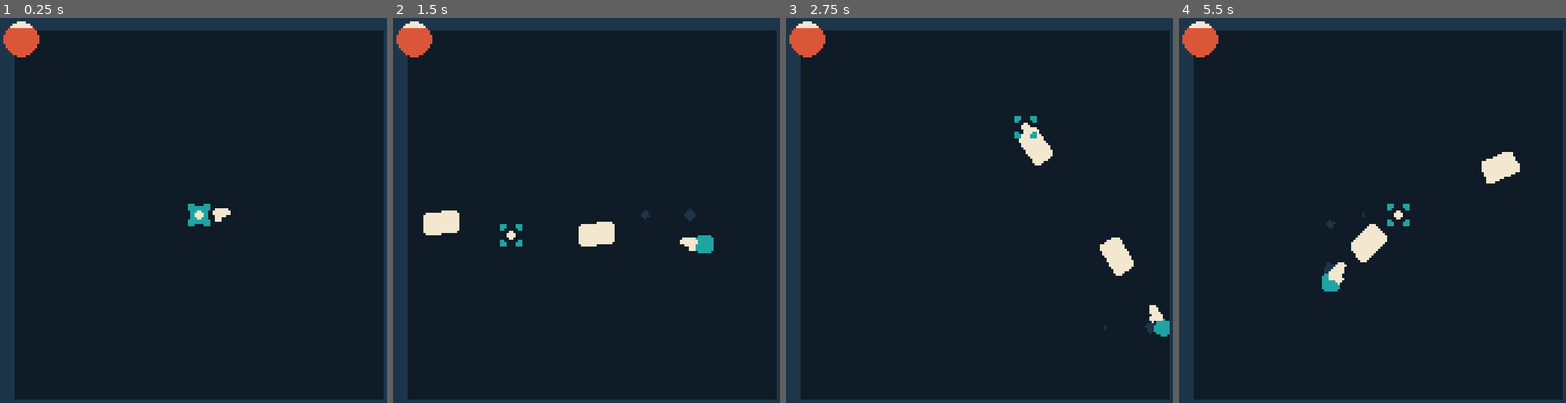
Above: before the commit, frames 1-4 (left to right).
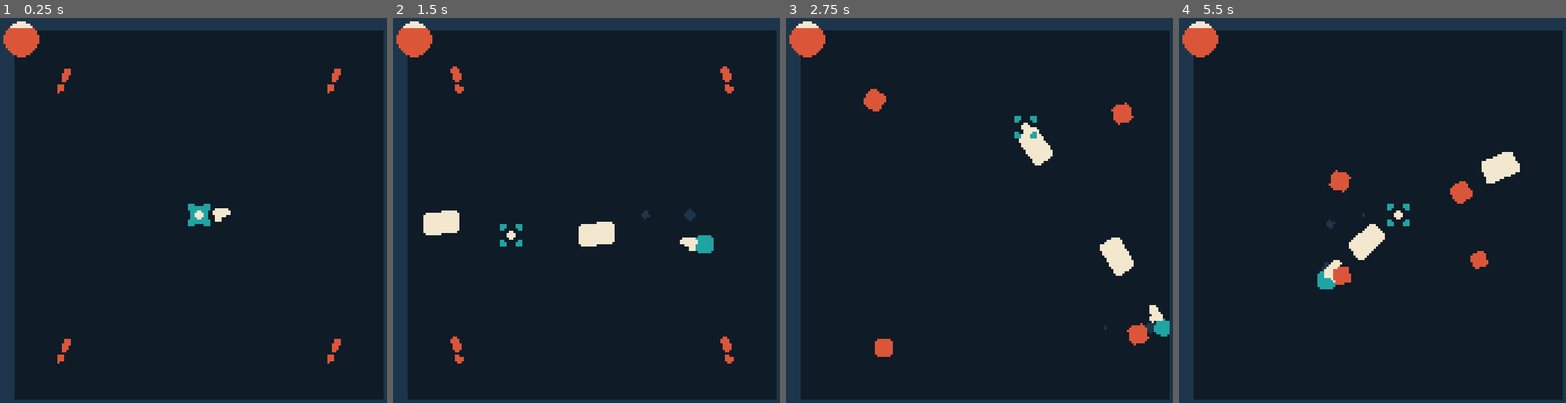
Above: after the commit, the same moments.

Repository: thcheetah777/Rogue
Game: Godot game, scene res://main.tscn
The game is run twice, just before and just after one commit, with the same random seed, the same clock (stepped at 60 frames per second) and the same inputs.
Inputs (mouse positions are in pixels of both pictures, inside the frame that each line leads up to):
- Up to frame 1 (0.25 s): no input
- Up to frame 2 (1.5 s): move the mouse to (679, 195) at 0.52 s; press the mouse at (679, 195) at 0.53 s; hold D (right) 0.53-1.28 s; move the mouse to (512, 233) at 1.27 s; release the mouse at (512, 233) at 1.28 s; hold S (down) from 1.28 s (still down); click (512, 233) at 1.35 s
- Up to frame 3 (2.75 s): move the mouse to (1025, 125) at 2.02 s; release S (down) at 2.03 s; press the mouse at (1025, 125) at 2.03 s; hold D (right) from 2.03 s (still down)
- Up to frame 4 (5.5 s): move the mouse to (1357, 295) at 2.77 s; release D (right) at 2.78 s; release the mouse at (1357, 295) at 2.78 s; hold W (up) 2.78-3.53 s; click (1357, 295) at 2.85 s; move the mouse to (1500, 275) at 3.52 s; press the mouse at (1500, 275) at 3.53 s; hold A (left) 3.53-5.03 s; move the mouse to (1256, 152) at 4.27 s; release the mouse at (1256, 152) at 4.28 s; click (1256, 152) at 4.35 s; move the mouse to (1399, 214) at 5.02 s; press the mouse at (1399, 214) at 5.03 s; hold S (down) from 5.03 s (still down)

The runs differ from the first frame. In frame 1, 0.4% of the frame differs, in the area x 14-89%, y 13-90%; in frame 2, 0.5%; in frame 3, 0.9%; in frame 4, 1.1%, in the area x 35-80%, y 39-72%.

Commit message:
🤖 enemy manager

Diff:
--- /dev/null
+++ b/basic_enemy.gd
@@ -0,0 +1,9 @@
+extends CharacterBody2D
+
+@export var move_speed = 20
+
+func _physics_process(_delta: float) -> void:
+	look_at(Globals.player.position)
+	velocity = Vector2.RIGHT.rotated(rotation) * move_speed
+
+	move_and_slide()
--- /dev/null
+++ b/basic_enemy.tscn
@@ -0,0 +1,19 @@
+[gd_scene load_steps=4 format=3 uid="uid://c2cylxsj7s1lm"]
+
+[ext_resource type="Texture2D" uid="uid://ct21gtxmpruvg" path="res://assets/basic-enemy.png" id="1_7qem6"]
+[ext_resource type="Script" path="res://basic_enemy.gd" id="1_bqju1"]
+
+[sub_resource type="RectangleShape2D" id="RectangleShape2D_2og85"]
+size = Vector2(6, 6)
+
+[node name="BasicEnemy" type="CharacterBody2D"]
+collision_layer = 2
+collision_mask = 3
+motion_mode = 1
+script = ExtResource("1_bqju1")
+
+[node name="Sprite" type="Sprite2D" parent="."]
+texture = ExtResource("1_7qem6")
+
+[node name="CollisionShape" type="CollisionShape2D" parent="."]
+shape = SubResource("RectangleShape2D_2og85")
--- /dev/null
+++ b/enemy.gd
@@ -0,0 +1,9 @@
+extends CharacterBody2D
+class_name Enemy
+
+@export var max_health = 5
+
+var health = max_health
+
+func take_damage(amount: float):
+	health -= amount
--- /dev/null
+++ b/enemy_data.gd
@@ -0,0 +1,11 @@
+extends Resource
+class_name EnemyData
+
+enum EnemyType {
+	BASIC,
+	TURRET,
+	DASH
+}
+
+@export var type = EnemyType.BASIC
+@export var position = Vector2.ZERO
--- /dev/null
+++ b/enemy_manager.gd
@@ -0,0 +1,28 @@
+extends Node
+
+@export var wave_formations: Array[WaveFormation] = []
+
+var level = 0
+var exclamation_scene = preload("res://exclamation.tscn")
+var current_formation = null
+
+var basic_enemy_scene = preload("res://basic_enemy.tscn")
+
+@onready var spawn_delay_timer := $SpawnDelayTimer
+
+func _ready() -> void:
+	create_exclamations()
+
+func create_exclamations():
+	current_formation = wave_formations.pick_random() as WaveFormation
+	for enemy in current_formation.enemies:
+		var exclamation = exclamation_scene.instantiate() as Exclamation
+		exclamation.autodestruct_delay = spawn_delay_timer.wait_time
+		exclamation.position = enemy.position
+		Globals.world.add_child(exclamation)
+
+func _on_spawn_delay_timeout() -> void:
+	for enemy in current_formation.enemies:
+		var new_enemy = basic_enemy_scene.instantiate()
+		new_enemy.position = enemy.position
+		Globals.world.add_child(new_enemy)
--- /dev/null
+++ b/enemy_manager.tscn
@@ -0,0 +1,13 @@
+[gd_scene load_steps=2 format=3 uid="uid://d03ebj53fhrv6"]
+
+[ext_resource type="Script" path="res://enemy_manager.gd" id="1_q3fep"]
+
+[node name="EnemyManager" type="Node"]
+script = ExtResource("1_q3fep")
+
+[node name="SpawnDelayTimer" type="Timer" parent="."]
+wait_time = 2.0
+one_shot = true
+autostart = true
+
+[connection signal="timeout" from="SpawnDelayTimer" to="." method="_on_spawn_delay_timeout"]
--- /dev/null
+++ b/exclamation.gd
@@ -0,0 +1,13 @@
+extends Sprite2D
+class_name Exclamation
+
+var autodestruct_delay = 0
+
+@onready var timer := $AutodestructTimer
+
+func _ready() -> void:
+	timer.wait_time = autodestruct_delay
+	timer.start()
+
+func _on_autodestruct_timer_timeout() -> void:
+	queue_free()
--- /dev/null
+++ b/exclamation.tscn
@@ -0,0 +1,17 @@
+[gd_scene load_steps=4 format=3 uid="uid://cjwd5mwktdqu0"]
+
+[ext_resource type="Texture2D" uid="uid://bti883rl2p8ir" path="res://assets/exclamation.png" id="1_tcl70"]
+[ext_resource type="Script" path="res://exclamation.gd" id="2_10pgt"]
+[ext_resource type="Script" path="res://wobble.gd" id="2_xoqnb"]
+
+[node name="Exclamation" type="Sprite2D"]
+texture = ExtResource("1_tcl70")
+script = ExtResource("2_10pgt")
+
+[node name="Wobble" type="Node" parent="."]
+script = ExtResource("2_xoqnb")
+
+[node name="AutodestructTimer" type="Timer" parent="."]
+one_shot = true
+
+[connection signal="timeout" from="AutodestructTimer" to="." method="_on_autodestruct_timer_timeout"]
--- a/main.tscn
+++ b/main.tscn
@@ -1,13 +1,18 @@
-[gd_scene load_steps=7 format=3 uid="uid://b12ppqbxab0vk"]
+[gd_scene load_steps=9 format=3 uid="uid://b12ppqbxab0vk"]
 
 [ext_resource type="PackedScene" uid="uid://c2gng30xxg4gg" path="res://mouse.tscn" id="1_dv8dy"]
 [ext_resource type="PackedScene" uid="uid://cgiq1kt8weh2j" path="res://wall.tscn" id="1_wvsw4"]
+[ext_resource type="PackedScene" uid="uid://d03ebj53fhrv6" path="res://enemy_manager.tscn" id="1_x2c8l"]
 [ext_resource type="Script" path="res://world.gd" id="2_6thic"]
 [ext_resource type="PackedScene" uid="uid://da1qb210gjvdg" path="res://player.tscn" id="2_jwm52"]
+[ext_resource type="Resource" uid="uid://du7ctjaa2osbx" path="res://waves/corners.tres" id="2_kg075"]
 [ext_resource type="Texture2D" uid="uid://bosudewxid5es" path="res://assets/health-circle.png" id="2_rlo6o"]
 [ext_resource type="Texture2D" uid="uid://b6pp6pw8ubwcm" path="res://assets/health-circle-empty.png" id="2_x2ubq"]
 
 [node name="Main" type="Node"]
+
+[node name="EnemyManager" parent="." instance=ExtResource("1_x2c8l")]
+wave_formations = Array[Resource("res://wave_formation.gd")]([ExtResource("2_kg075")])
 
 [node name="Canvas" type="CanvasLayer" parent="."]
 
--- a/player.gd
+++ b/player.gd
@@ -22,8 +22,10 @@
 var original_weapon_scale = Vector2.ONE
 var next_time_to_fire = 0
 
+func _enter_tree() -> void:
+	Globals.player = self
+
 func _ready() -> void:
-	Globals.player = self
 	weapon_sprite.texture = gun.sprite
 	weapon.position.x = gun.offset
 
--- a/project.godot
+++ b/project.godot
@@ -69,6 +69,7 @@
 2d_physics/layer_1="World"
 2d_physics/layer_2="Characters"
 2d_physics/layer_3="Items"
+2d_physics/layer_4="Bullets"
 
 [rendering]
 
--- /dev/null
+++ b/wave_formation.gd
@@ -0,0 +1,4 @@
+extends Resource
+class_name WaveFormation
+
+@export var enemies: Array[EnemyData] = []
--- /dev/null
+++ b/waves/corners.tres
@@ -0,0 +1,28 @@
+[gd_resource type="Resource" script_class="WaveFormation" load_steps=7 format=3 uid="uid://du7ctjaa2osbx"]
+
+[ext_resource type="Script" path="res://wave_formation.gd" id="1_ctika"]
+[ext_resource type="Script" path="res://enemy_data.gd" id="1_xtg4v"]
+
+[sub_resource type="Resource" id="Resource_aa7j4"]
+script = ExtResource("1_xtg4v")
+type = 0
+position = Vector2(30, 30)
+
+[sub_resource type="Resource" id="Resource_eaovn"]
+script = ExtResource("1_xtg4v")
+type = 0
+position = Vector2(150, 30)
+
+[sub_resource type="Resource" id="Resource_tp065"]
+script = ExtResource("1_xtg4v")
+type = 0
+position = Vector2(150, 150)
+
+[sub_resource type="Resource" id="Resource_ijcyi"]
+script = ExtResource("1_xtg4v")
+type = 0
+position = Vector2(30, 150)
+
+[resource]
+script = ExtResource("1_ctika")
+enemies = Array[ExtResource("1_xtg4v")]([SubResource("Resource_aa7j4"), SubResource("Resource_eaovn"), SubResource("Resource_tp065"), SubResource("Resource_ijcyi")])
--- /dev/null
+++ b/wobble.gd
@@ -0,0 +1,11 @@
+extends Node
+
+@export var speed = 0.5
+@export var magnitude = 25
+
+func _ready() -> void:
+	if not get_parent() is Node2D:
+		queue_free()
+
+func _process(delta: float) -> void:
+	get_parent().rotation_degrees = sin(Time.get_ticks_msec() * speed * delta) * magnitude
--- a/world.gd
+++ b/world.gd
@@ -1,5 +1,5 @@
 extends Node2D
 class_name World
 
-func _ready() -> void:
+func _enter_tree() -> void:
 	Globals.world = self
Binary file added: assets/basic-enemy.png
Not shown, added: assets/basic-enemy.png.import
